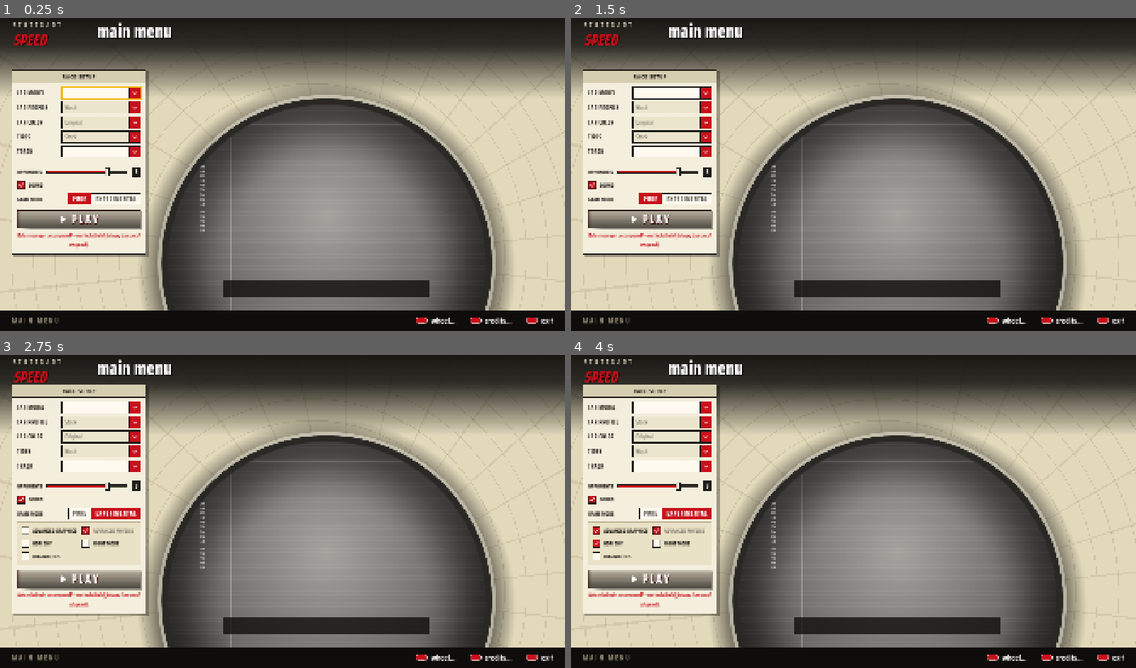
Above: before the commit, frames 1-4 (two rows, left to right).
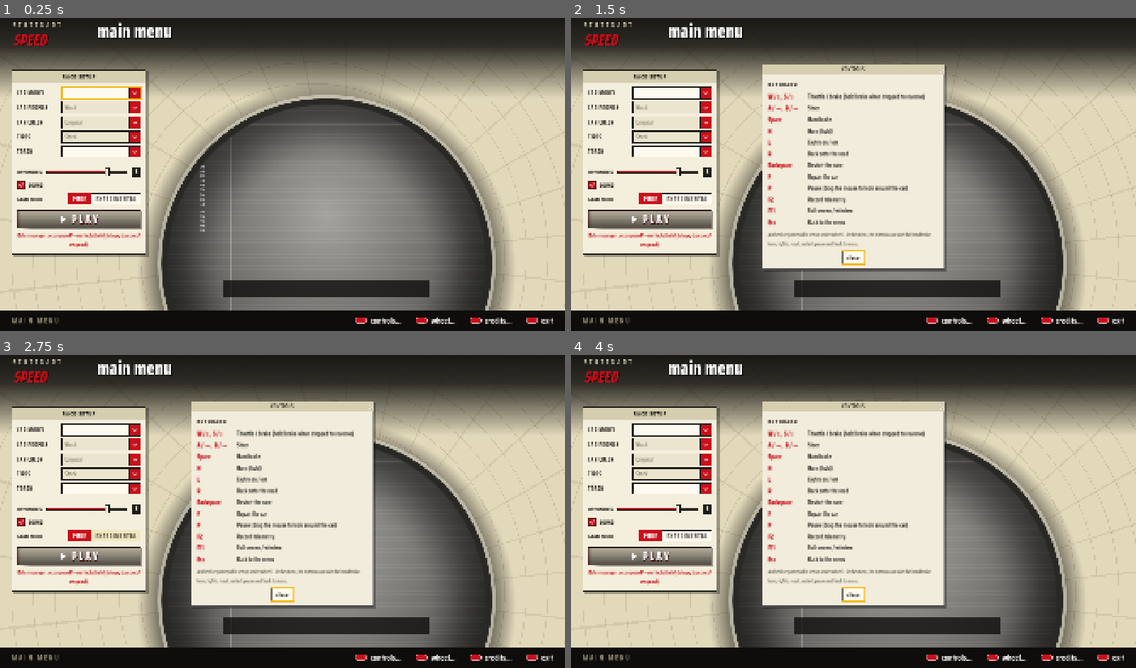
Above: after the commit, the same moments.

Repository: jandohnal/Stuttgart-speed-2026
Game: Godot game, scene res://scenes/menu.tscn
The game is run twice, just before and just after one commit, with the same random seed, the same clock (stepped at 60 frames per second) and the same inputs.
Inputs (mouse positions are in pixels of both pictures, inside the frame that each line leads up to):
- Up to frame 1 (0.25 s): no input
- Up to frame 2 (1.5 s): click (949, 321) at 0.5 s, where only the run after the commit has a clickable "controls..."; click "PURE" at 1.25 s
- Up to frame 3 (2.75 s): click "EXPERIMENTAL" at 2 s
- Up to frame 4 (4 s): click "ADVANCED GRAPHICS" (after the commit: "SOUND") at 2.75 s; click "HDRI SKY" (after the commit: "SOUND") at 3.5 s

The runs differ from the first frame. In frame 1, 0.1% of the frame differs, in the area x 62-71%, y 95-98%; in frame 2, 21%; in frame 3, 32%; in frame 4, 32%, in the area x 2-71%, y 9-98%.

Commit message:
menu fix

Diff:
--- a/game/scenes/menu.tscn
+++ b/game/scenes/menu.tscn
@@ -444,6 +444,13 @@
 layout_mode = 2
 theme_override_constants/separation = 48
 
+[node name="ControlsButton" type="Button" parent="Footer/HBox/Buttons"]
+unique_name_in_owner = true
+layout_mode = 2
+size_flags_vertical = 4
+theme_type_variation = &"FooterButton"
+text = "controls..."
+
 [node name="WheelButton" type="Button" parent="Footer/HBox/Buttons"]
 unique_name_in_owner = true
 layout_mode = 2
@@ -472,6 +479,38 @@
 ok_button_text = "exit"
 dialog_text = "Quit Stuttgart Speed?"
 cancel_button_text = "back"
+
+[node name="ControlsDialog" type="AcceptDialog" parent="."]
+unique_name_in_owner = true
+title = "CONTROLS"
+size = Vector2i(620, 400)
+ok_button_text = "close"
+
+[node name="Content" type="VBoxContainer" parent="ControlsDialog"]
+offset_left = 20.0
+offset_top = 16.0
+offset_right = 600.0
+offset_bottom = 340.0
+theme_override_constants/separation = 10
+
+[node name="Header" type="Label" parent="ControlsDialog/Content"]
+layout_mode = 2
+theme_type_variation = &"PanelHeader"
+text = "KEYBOARD"
+
+[node name="ControlsGrid" type="GridContainer" parent="ControlsDialog/Content"]
+unique_name_in_owner = true
+layout_mode = 2
+theme_override_constants/h_separation = 32
+theme_override_constants/v_separation = 4
+columns = 2
+
+[node name="Note" type="Label" parent="ControlsDialog/Content"]
+custom_minimum_size = Vector2(560, 0)
+layout_mode = 2
+theme_type_variation = &"CreditsNote"
+text = "A wheel or gamepad is set up under wheel... in the menu, its buttons can take the handbrake, horn, lights, reset, restart, pause and back to menu."
+autowrap_mode = 3
 
 [node name="CreditsDialog" type="AcceptDialog" parent="."]
 unique_name_in_owner = true
--- a/game/scripts/car_audio.gd
+++ b/game/scripts/car_audio.gd
@@ -5,11 +5,14 @@
 ##   (equal power, on a log rpm scale) between the two nearest; "load" loops on throttle, "coast"
 ##   loops (with idle) off throttle, blended by the throttle;
 ## - tyres squeal with slip beyond the grip peak, wind grows with speed, the body scrapes;
-## - impacts (CarDamage.impacted) and parts coming off or loose (CarDamage.part_changed).
+## - impacts (CarDamage.impacted) and parts coming off or loose (CarDamage.part_changed);
+## - the horn while the player holds H (set_horn): SND_coll 11, picked by its signal (an attack, then
+##   a steady loop at about 390 Hz from the bank's own loop points), not confirmed by ear.
 ## The collision bank sounds are picked by their signal (docs/formats/bnk.md), confirmed by ear.
 
 const SFX := {  ## SND_coll.bnk indices
 	"squeal": 46, "wind": 42, "scrape": 99,
+	"horn": 11,
 	"hit_light": [52, 56], "hit_heavy": [49, 51, 55], "glass": [119, 120], "part_off": [61], "part_loose": [52],
 }
 const GLASS_KINDS := ["headlight", "front_light", "tail_light"]
@@ -25,6 +28,7 @@
 var _squeal: AudioStreamPlayer3D
 var _wind: AudioStreamPlayer3D
 var _scrape: AudioStreamPlayer3D
+var _horn: AudioStreamPlayer3D
 var _sfx_dir := ""
 var _streams := {}  ## path -> AudioStreamWAV
 
@@ -48,6 +52,7 @@
 	_squeal = _sfx_loop(SFX["squeal"])
 	_wind = _sfx_loop(SFX["wind"])
 	_scrape = _sfx_loop(SFX["scrape"])
+	_horn = _bank_loop(SFX["horn"])
 	if car.damage != null:
 		car.damage.impacted.connect(_on_impact)
 		car.damage.part_changed.connect(_on_part)
@@ -169,6 +174,39 @@
 	return p
 
 
+## A bank sound with its own loop points (index.json), stopped until started.
+func _bank_loop(index: int) -> AudioStreamPlayer3D:
+	var bank: Variant = OriginalAssets.load_json(_sfx_dir.path_join("index.json")) if OriginalAssets.exists(_sfx_dir.path_join("index.json")) else null
+	var start := 0
+	var end := -2
+	if bank is Dictionary:
+		for s: Dictionary in bank.get("sounds", []):
+			if int(s.get("index", -1)) == index and int(s.get("loop_end", 0)) > 0:
+				start = int(s["loop_start"])
+				end = int(s["loop_end"])
+	var stream := _load_stream(_sfx_dir.path_join("%03d.wav" % index), start, end)
+	if stream == null:
+		return null
+	var p := _player(stream, "Sfx")
+	p.stop()
+	p.volume_db = sfx_db + master_db
+	return p
+
+
+## Horn on (from the start of the sound, then its loop) or off.
+func set_horn(on: bool) -> void:
+	if _horn == null or on == _horn.playing:
+		return
+	if on:
+		_horn.play()
+	else:
+		_horn.stop()
+
+
+func is_horn_on() -> bool:
+	return _horn != null and _horn.playing
+
+
 func _player(stream: AudioStreamWAV, bus: String) -> AudioStreamPlayer3D:
 	var p := AudioStreamPlayer3D.new()
 	p.stream = stream
--- a/game/scripts/car_beam.gd
+++ b/game/scripts/car_beam.gd
@@ -52,7 +52,7 @@
 
 
 func _process(_delta: float) -> void:
-	if _car == null or _car.wheels.is_empty():
+	if _car == null or _car.wheels.is_empty() or not visible:
 		return
 	global_transform = Transform3D.IDENTITY
 	var frame := CarShadow.ground_frame(_car)
--- a/game/scripts/main.gd
+++ b/game/scripts/main.gd
@@ -255,7 +255,9 @@
 	"reset_car": [KEY_R],
 	"restart_race": [KEY_BACKSPACE],
 	"telemetry": [KEY_F2],
-	"repair": [KEY_F5],
+	"repair": [KEY_F],
+	"horn": [KEY_H],
+	"lights": [KEY_L],
 	"fullscreen": [KEY_F11],
 	"menu": [KEY_ESCAPE],
 	"pause": [KEY_P],
@@ -280,6 +282,7 @@
 var sky_source := ""  ## "original", "hdri" or "procedural" (SkyLighting.apply, D-045)
 var original_sky: OriginalSky  ## follows the camera for the weather regions, null without the original's sky
 var lights: Node3D  ## CarLights
+var beam: CarBeam  ## the player's headlight pool in low quality at night, null otherwise
 var track_lights: Node3D  ## TrackLights
 var light_decals: LightDecals  ## the original's light decals on the cars (D-044), null = none
 var road := Road.new()
@@ -455,7 +458,8 @@
 		var shadow := CarShadow.new()
 		shadow.setup(target, model)
 		if player and time_of_day == "night":  # the unshaded track ignores the headlights
-			CarBeam.new().setup(target, shadow.front_reach)
+			beam = CarBeam.new()
+			beam.setup(target, shadow.front_reach)
 	if light_decals != null:
 		light_decals.add_car(target, model)
 	var car_lights := CarLights.new()
@@ -1011,7 +1015,9 @@
 
 
 func _unhandled_input(event: InputEvent) -> void:
-	if event.is_action_pressed("pause"):
+	if event.is_action_released("horn"):
+		_set_horn(false)
+	elif event.is_action_pressed("pause"):
 		_set_paused(not get_tree().paused)
 	elif event.is_action_pressed("menu"):
 		_set_paused(false)
@@ -1026,9 +1032,30 @@
 		_toggle_log()
 	elif event.is_action_pressed("repair"):
 		car.repair()
+	elif event.is_action_pressed("horn") and not event.is_echo():
+		_set_horn(true)
+	elif event.is_action_pressed("lights") and not event.is_echo():
+		toggle_lights()
 	elif event.is_action_pressed("fullscreen"):
 		var full := DisplayServer.window_get_mode() == DisplayServer.WINDOW_MODE_FULLSCREEN
 		DisplayServer.window_set_mode(DisplayServer.WINDOW_MODE_WINDOWED if full else DisplayServer.WINDOW_MODE_FULLSCREEN)
+
+
+## The player's horn sounds while the key is held (CarAudio.set_horn).
+func _set_horn(on: bool) -> void:
+	var audio := car.get_node_or_null("Audio") as CarAudio
+	if audio != null:
+		audio.set_horn(on)
+
+
+## L: the player's headlights and tail lamps on / off (CarLights.set_night, on by default at night),
+## with the low quality pool of light on the track (CarBeam).
+func toggle_lights() -> void:
+	if lights == null:
+		return
+	lights.set_night(not lights.night)
+	if beam != null:
+		beam.visible = lights.night
 
 
 ## Pause freezes the simulation, sounds and HUD; the camera then orbits the car with the mouse.
--- a/game/scripts/menu.gd
+++ b/game/scripts/menu.gd
@@ -6,7 +6,7 @@
 ## tracks, Main.is_night_track: they always run at night), all off until checked; back to PURE
 ## turns them off and hides them) and PLAY; a porthole with an archive photo (ui/photos/porthole_*, else a
 ## placeholder) with the selected car turning in it (CarShowcase, one turn a minute) above a caption
-## naming the car; top right the selected track's outline from the original menu (TRACK_ART); a footer with credits (a dialog: tribute, how it was made, CREDITS_STATS) and exit. The lists come from
+## naming the car; top right the selected track's outline from the original menu (TRACK_ART); a footer with controls (a dialog: the keys, CONTROLS), wheel setup, credits (a dialog: tribute, how it was made, CREDITS_STATS) and exit. The lists come from
 ## main.gd (CARS, TRACKS); entries whose data is missing in decomposed/ are disabled. The choice
 ## goes to the GameSettings autoload and user://settings.cfg, then the game scene takes over.
 ## Colours: the car's original palette (Main.car_palette), first entry "original" = the texture
@@ -14,7 +14,7 @@
 ## Layout: 1920x1080 design pixels (root content scale while the menu is up), wider or taller
 ## windows grow the background and keep the panel left and the porthole bottom-centre.
 ## Keyboard / gamepad: arrows or D-pad move the focus (dropdowns -> OPPONENTS -> SOUND -> GAME MODE
-## -> the shown checkboxes -> PLAY -> wheel -> credits ->
+## -> the shown checkboxes -> PLAY -> controls -> wheel -> credits ->
 ## exit -> back to the top; left / right move the slider), Space / A opens a list or toggles, Enter (anywhere) or Start plays,
 ## Esc asks to quit.
 
@@ -79,6 +79,23 @@
 ## image of FEData/TrackArt/<track>/ (folder name in any case), none for tracks without art.
 const TRACK_ART := "FEData/TrackArt"
 const CREDITS_CAPTION := "Credits — the people behind Stuttgart Speed"
+## The controls dialog: game actions (Main.ACTIONS, keys named from there) -> what they do, in table
+## order; several actions in one entry share a row. Telemetry is left out on the web (no file to write).
+const CONTROLS: Array[Array] = [
+	[["accelerate", "brake"], "Throttle / brake (hold brake when stopped to reverse)"],
+	[["steer_left", "steer_right"], "Steer"],
+	[["handbrake"], "Handbrake"],
+	[["horn"], "Horn (hold)"],
+	[["lights"], "Lights on / off"],
+	[["reset_car"], "Back onto the road"],
+	[["restart_race"], "Restart the race"],
+	[["repair"], "Repair the car"],
+	[["pause"], "Pause (drag the mouse to look around the car)"],
+	[["telemetry"], "Record telemetry"],
+	[["fullscreen"], "Full screen / window"],
+	[["menu"], "Back to the menu"],
+]
+const KEY_NAMES := {KEY_UP: "↑", KEY_DOWN: "↓", KEY_LEFT: "←", KEY_RIGHT: "→", KEY_SPACE: "Space", KEY_ESCAPE: "Esc"}
 ## How the game was made (tools/credits_stats.py: git history and Claude Code logs).
 const CREDITS_STATS := "res://ui/credits_stats.json"
 
@@ -100,6 +117,7 @@
 @onready var caption: Label = %CaptionLabel
 @onready var exit_dialog: ConfirmationDialog = %ExitDialog
 @onready var credits_dialog: AcceptDialog = %CreditsDialog
+@onready var controls_dialog: AcceptDialog = %ControlsDialog
 
 var car_keys: Array[String] = []
 var track_names: Array[String] = []
@@ -179,6 +197,7 @@
 	play_button.button_up.connect(_shift_play.bind(0))
 	play_button.mouse_entered.connect(_glow.bind(play_button, true))
 	play_button.mouse_exited.connect(_glow.bind(play_button, false))
+	%ControlsButton.pressed.connect(_on_controls)
 	%WheelButton.pressed.connect(_on_wheel)
 	%CreditsButton.pressed.connect(_on_credits)
 	%ExitButton.pressed.connect(_ask_exit)
@@ -186,6 +205,8 @@
 	exit_dialog.theme = theme
 	exit_dialog.confirmed.connect(_exit)
 	credits_dialog.theme = theme
+	controls_dialog.theme = theme
+	_fill_controls()
 	wheel_setup = WheelSetup.new()
 	wheel_setup.theme = theme
 	add_child(wheel_setup)
@@ -304,8 +325,8 @@
 
 
 ## D-pad / arrows top to bottom: 5 dropdowns -> OPPONENTS -> SOUND -> GAME MODE (left / right between
-## PURE and EXPERIMENTAL) -> the EXPERIMENTAL grid when shown (2 columns) -> PLAY -> wheel -> credits
-## -> exit, wrapping to the first dropdown; Tab goes the same way. Linked again when the mode changes.
+## PURE and EXPERIMENTAL) -> the EXPERIMENTAL grid when shown (2 columns) -> PLAY -> controls -> wheel ->
+## credits -> exit, wrapping to the first dropdown; Tab goes the same way. Linked again when the mode changes.
 func _link_focus() -> void:
 	var toggles: Array = []
 	if experimental_panel.visible:
@@ -315,7 +336,7 @@
 	var chain: Array[Control] = [car_option, tune_option, color_option, tyre_option, track_option,
 		opponents_slider, option_toggles[SOUND], mode]
 	chain.append_array(toggles)
-	chain.append_array([play_button, %WheelButton, %CreditsButton, %ExitButton])
+	chain.append_array([play_button, %ControlsButton, %WheelButton, %CreditsButton, %ExitButton])
 	for i in chain.size():
 		var c: Control = chain[i]
 		c.focus_next = c.get_path_to(chain[(i + 1) % chain.size()])
@@ -480,6 +501,35 @@
 func _glow(button: Button, on: bool) -> void:
 	var lit := on and not button.disabled
 	create_tween().tween_property(button, "modulate", Color(1.15, 1.15, 1.15) if lit else Color.WHITE, 0.12)
+
+
+func _on_controls() -> void:
+	controls_dialog.popup_centered()
+	controls_dialog.get_ok_button().grab_focus()
+
+
+## The controls table from CONTROLS: keys (accent) and what they do.
+func _fill_controls() -> void:
+	var grid: GridContainer = %ControlsGrid
+	for row: Array in CONTROLS:
+		var actions: Array = row[0]
+		if actions.has("telemetry") and OS.has_feature("web"):
+			continue
+		var keys := PackedStringArray()
+		for action: String in actions:
+			keys.append(" / ".join(Main.ACTIONS[action].map(_key_name)))
+		var key := Label.new()
+		key.theme_type_variation = &"CreditsValue"
+		key.text = ",  ".join(keys)
+		grid.add_child(key)
+		var what := Label.new()
+		what.theme_type_variation = &"CreditsText"
+		what.text = row[1]
+		grid.add_child(what)
+
+
+static func _key_name(key: int) -> String:
+	return KEY_NAMES.get(key, OS.get_keycode_string(key as Key))
 
 
 func _on_wheel() -> void:
@@ -597,7 +647,7 @@
 ## Enter plays even while the focus is on a dropdown (there Enter would open the list; Space or
 ## gamepad A still does). An open list or the exit dialog is a popup window and gets its keys first.
 func _input(event: InputEvent) -> void:
-	if exit_dialog.visible or credits_dialog.visible or wheel_setup.visible:
+	if exit_dialog.visible or credits_dialog.visible or controls_dialog.visible or wheel_setup.visible:
 		return
 	var key := event as InputEventKey
 	var joy := event as InputEventJoypadButton
--- a/game/scripts/wheel_input.gd
+++ b/game/scripts/wheel_input.gd
@@ -15,6 +15,8 @@
 	"reset_car": "RESET CAR",
 	"restart_race": "RESTART RACE",
 	"pause": "PAUSE",
+	"horn": "HORN",
+	"lights": "LIGHTS",
 	"menu": "BACK TO MENU",
 }
 const DEFAULT_STEER_RANGE := 0.35  ## guess for a 900 degree wheel: full lock at about 160 degrees
--- a/game/tests/menu_test.gd
+++ b/game/tests/menu_test.gd
@@ -59,6 +59,9 @@
 	var exit: Control = menu.get_node("%ExitButton")
 	_expect(exit.get_node(exit.focus_neighbor_bottom) == menu.car_option, "focus wraps from exit to the car")
 	_expect(menu.get_config().size() == 6 + GameSettings.DEFAULT_OPTIONS.size(), "config keys")
+	var controls: GridContainer = menu.get_node("%ControlsGrid")
+	_expect(controls.get_child_count() == 2 * menu.CONTROLS.size() and (controls.get_child(0) as Label).text == "W / ↑,  S / ↓",
+		"controls table %d cells" % controls.get_child_count())
 	_check_colors(menu)
 	_expect(not Main.track_available("no_such_track"), "missing track detected")
 	_expect(not Main.car_available("no_such_car", {}), "missing car detected")
